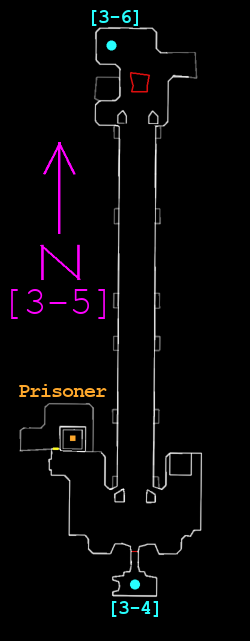
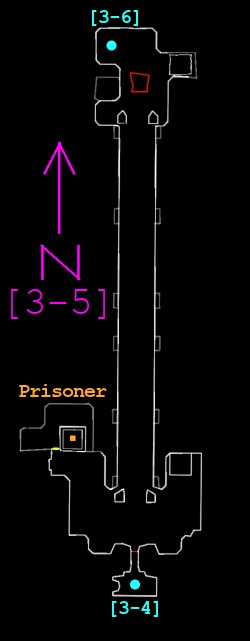
The second 250 × 641 image is a revision of the first. Changes to its layers:
painted on "Pasted Layer" over bbox(169, 54, 192, 76)